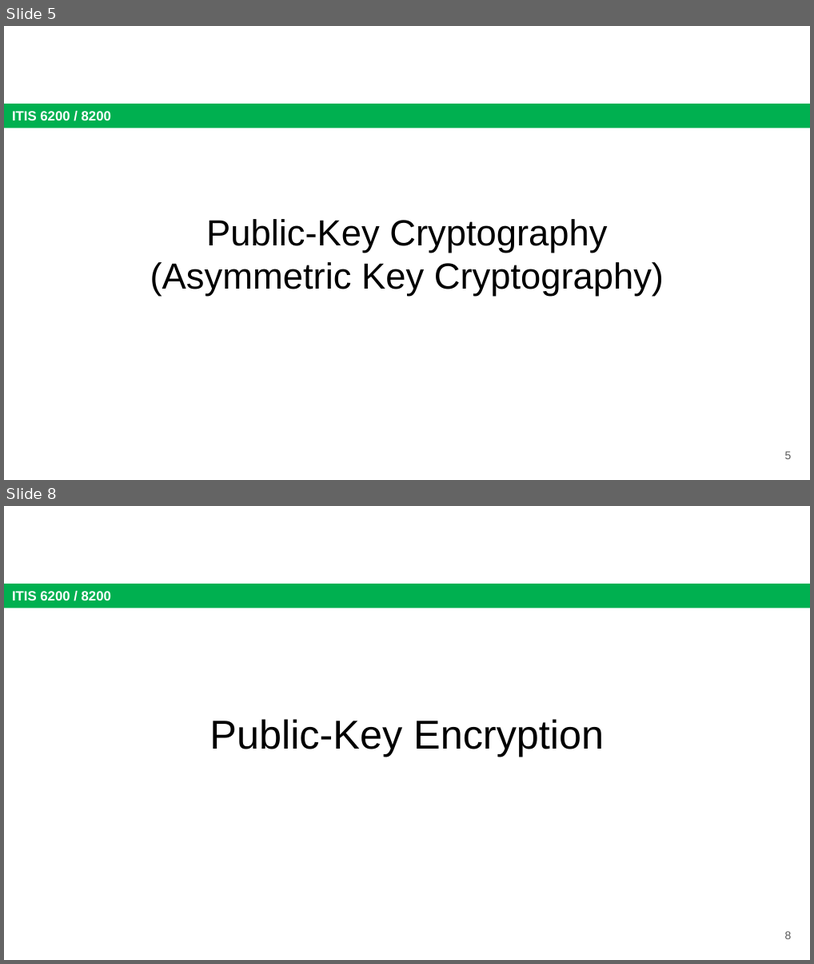
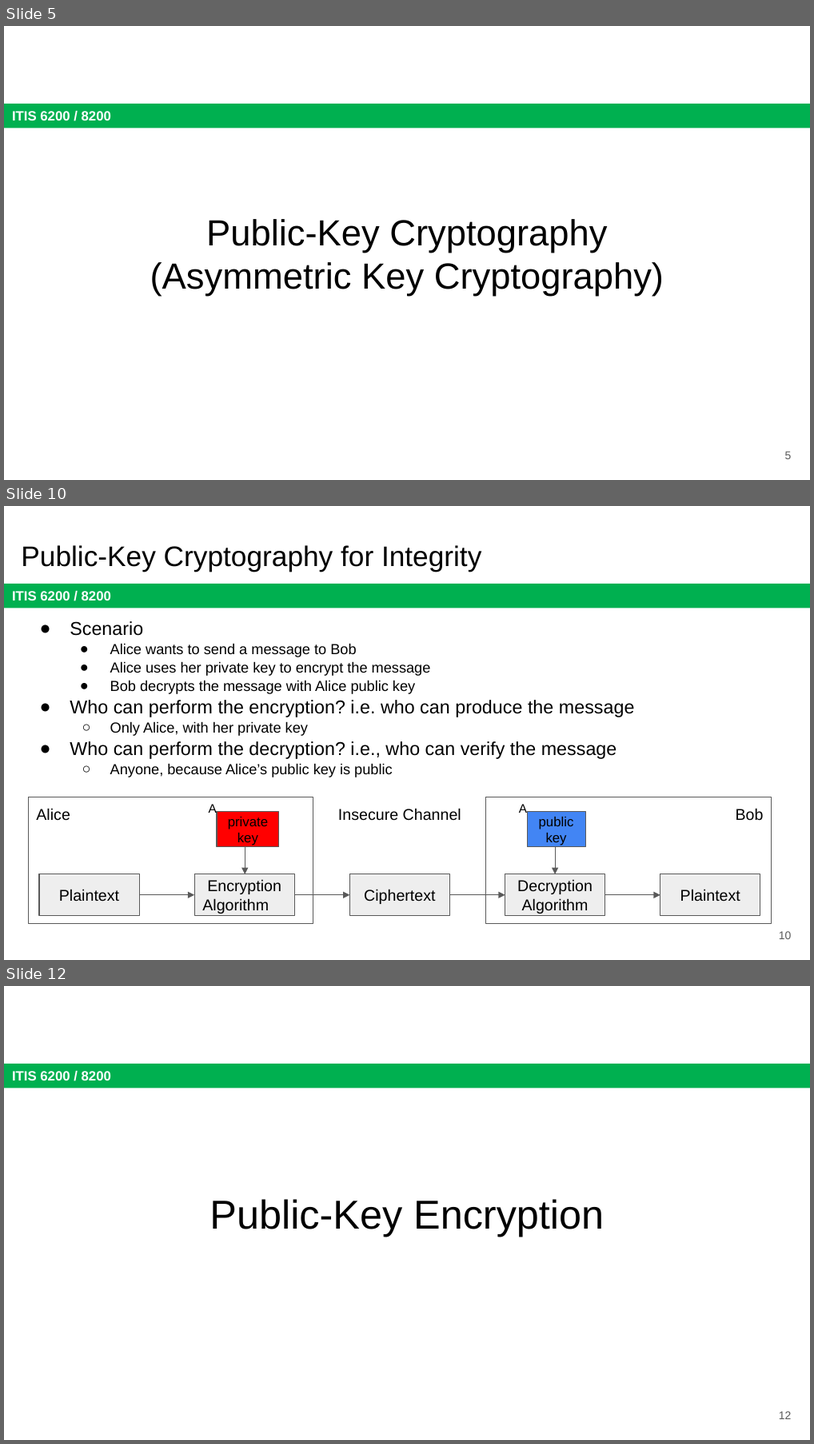
Before and after one commit to jx5c/github.io, a slide deck: teaching/ITIS6200/2023fa/lectures/lec06.pptx. Shown one above the other, each under a label of ours: slides 5 and 8 before the commit, slides 5, 10 and 12 after it; the slides between them are not shown. The pictures are 814x964 and 814x1444 pixels, drawn with LibreOffice and Linux fonts; fonts in the diff are those of the drawing. Boxes give left, top, right and bottom in pixels: in the first picture for what was removed or moved away, otherwise in the second. Text is boxed around its words. In the diff, an @@ line names an element or a change of style, - is before the commit and + after.

```diff
--- a/teaching/ITIS6200/2023fa/lectures/lec06.pptx
+++ b/teaching/ITIS6200/2023fa/lectures/lec06.pptx
@@ slide 10 added at [4,506,810,960], background #FFFFFF; not listed: 1 template element that a slide beside it also shows @@
@@ title added at [21,545,482,571], 25.2 pt, text #000000 @@
+Public-Key Cryptography for Integrity
@@ text added at [70,621,635,777], 12.9 pt, text #000000 @@
+● Scenario
+  ● Alice wants to send a message to Bob
+  ● Alice uses her private key to encrypt the message
+  ● Bob decrypts the message with Alice public key
+● Who can perform the encryption? i.e. who can produce the message
+  ○ Only Alice, with her private key
+● Who can perform the decryption? i.e., who can verify the message
+  ○ Anyone, because Alice’s public key is public
@@ text added at [209,804,217,816], 11 pt, text #000000 @@
+A
@@ rectangle added at [217,812,279,847], fill #FF0000, outline #595959 0.75 pt, 12 pt, text #000000 @@
+private key
@@ group added at [28,796,772,923]: 3 rectangles, 3 texts @@
+Plaintext
+Alice
+Bob
+Insecure Channel
@@ text added at [519,804,527,812], 11 pt, text #000000 @@
+A
@@ rectangle added at [527,811,586,846], fill #4285F4, outline #595959 0.75 pt, 12 pt, text #000000 @@
+public key
@@ arrow added from (245, 846) to (245, 874), #595959 0.75 pt @@
@@ arrow added from (555, 846) to (555, 874), #595959 0.75 pt @@
@@ rectangle added at [194,874,294,915], fill #EEEEEE, outline #595959 0.75 pt, 14 pt, text #000000 @@
+Encryption Algorithm
@@ rectangle added at [350,874,450,915], fill #EEEEEE, outline #595959 0.75 pt, 14 pt, text #000000 @@
+Ciphertext
@@ rectangle added at [506,874,606,915], fill #EEEEEE, outline #595959 0.75 pt, 14 pt, text #000000 @@
+Decryption Algorithm
@@ rectangle added at [661,874,761,915], fill #EEEEEE, outline #595959 0.75 pt, 14 pt, text #000000 @@
+Plaintext
@@ arrow added from (139, 895) to (194, 895), #595959 0.75 pt @@
@@ arrow added from (294, 895) to (350, 895), #595959 0.75 pt @@
@@ arrow added from (450, 895) to (506, 895), #595959 0.75 pt @@
@@ arrow added from (606, 895) to (661, 895), #595959 0.75 pt @@
@@ page number added at [779,931,792,939], 10 pt, text #595959 @@
+10
@@ what was slide 8 is now slide 12 @@
@@ page number at [779,1411,792,1419]: text changed @@
-8
+12
```
Also in this commit, not shown: 14 slides changed, 4 other slides added, 3 slides removed, 3 other files.
